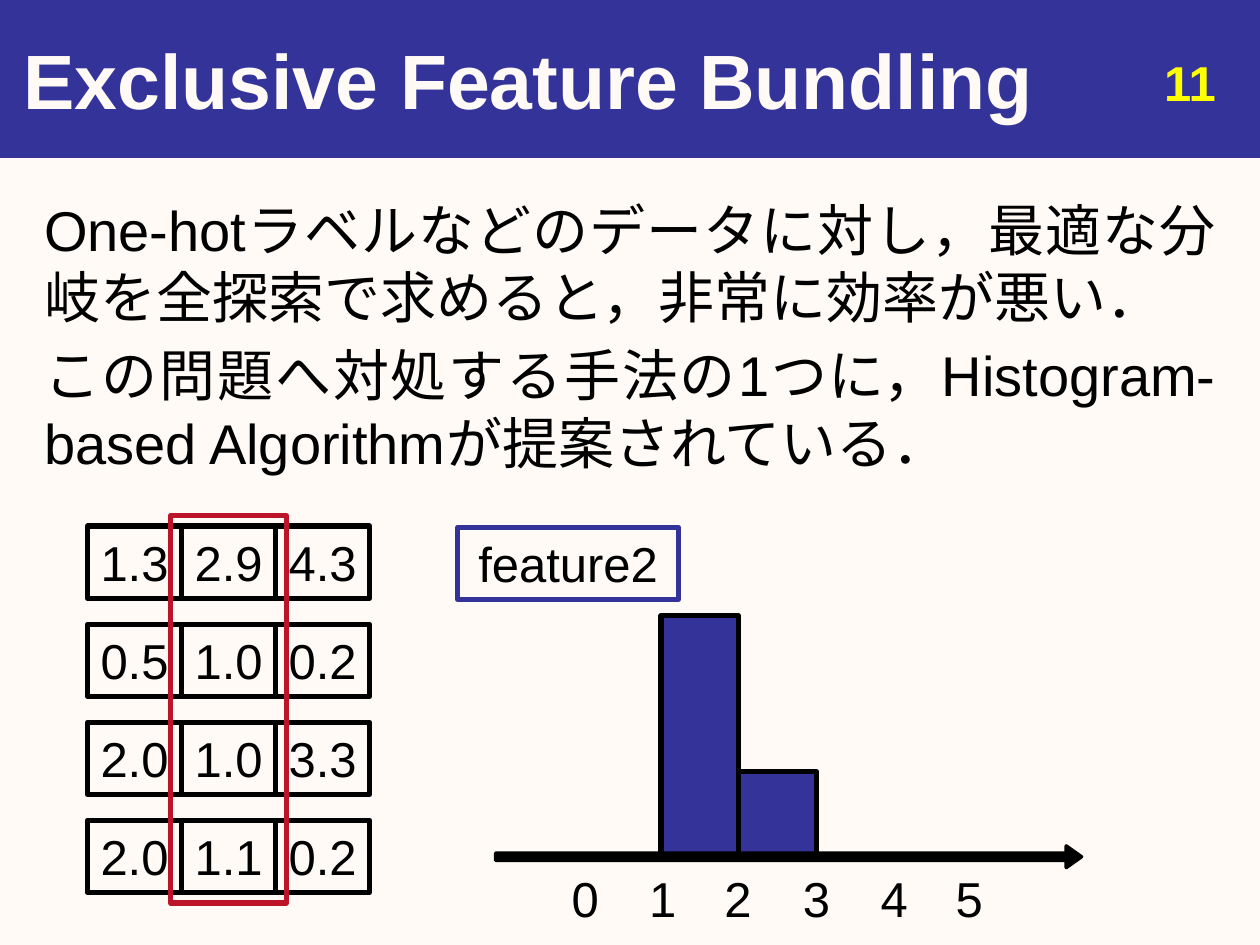
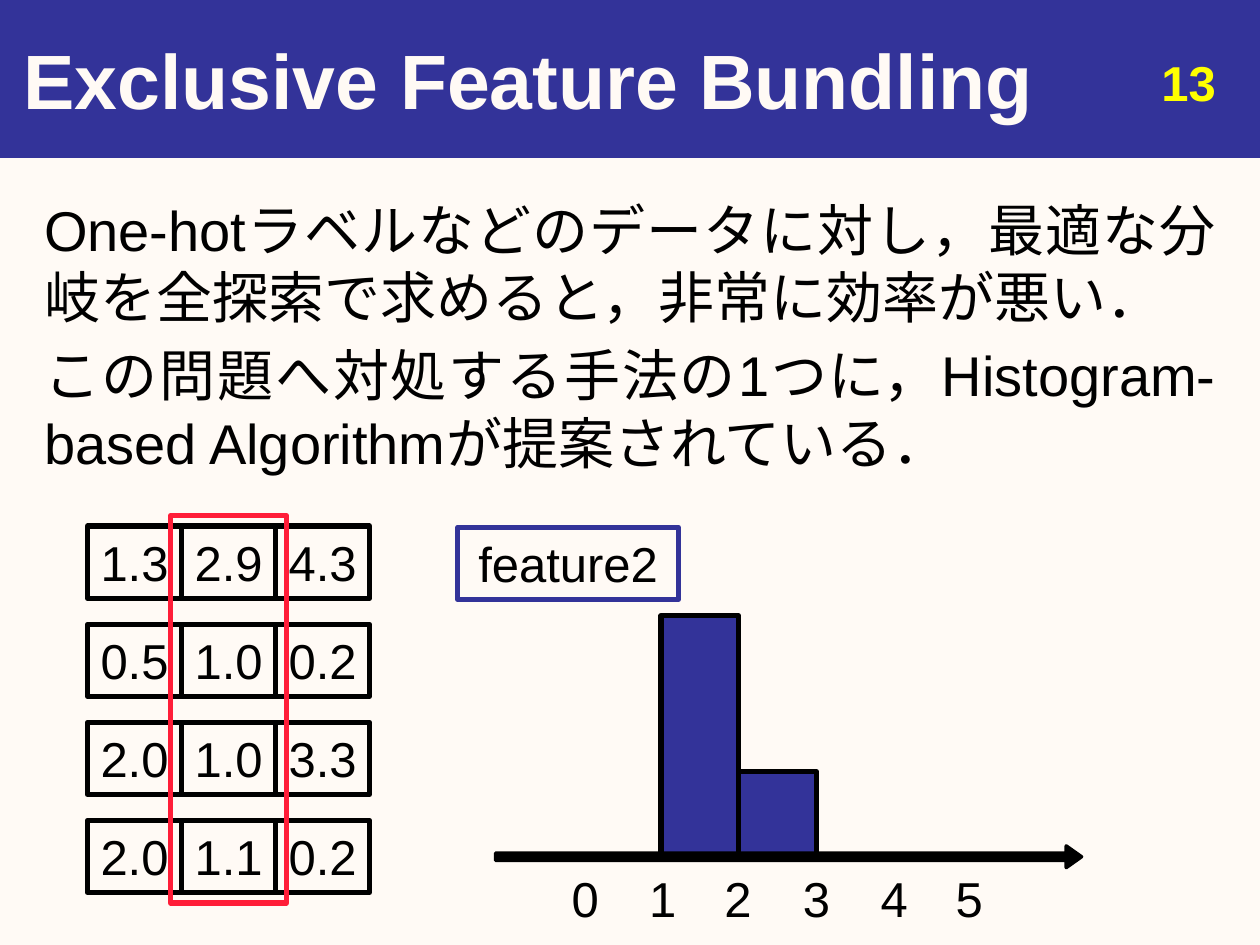
Before and after one commit to youle921/Slide-maintain, a slide deck: slide 13 of slide_0904/20190904_urita_eng.pptx (slide 11 before the commit). Drawn at 1260x945 pixels with LibreOffice and Linux fonts; fonts in the diff are those of the drawing. Boxes give left, top, right and bottom in pixels: in the first picture for what was removed or moved away, otherwise in the second. Text is boxed around its words. In the diff, an @@ line names an element or a change of style, - is before the commit and + after.

```diff
--- a/slide_0904/20190904_urita_eng.pptx
+++ b/slide_0904/20190904_urita_eng.pptx
@@ page number at bbox=[1161, 67, 1215, 102]: text changed @@
-11
+13
@@ rectangle at bbox=[171, 515, 287, 902]: outline #BD1529 3 pt to #FF1D38 3 pt @@
```
Also in this commit, not shown: 5 other slides changed, 2 slides added.
